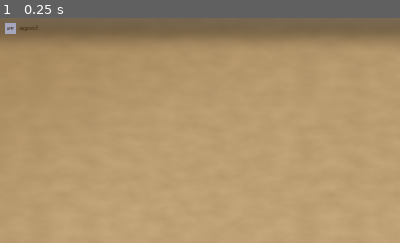
Above: before the commit, frame 1.
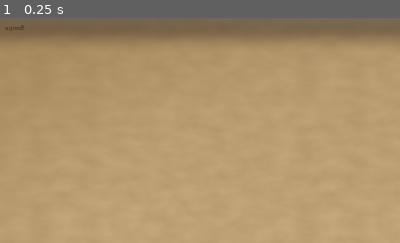
Above: after the commit, the same moment.

Repository: Kiriketsuki/agenKic-orKistrator
Game: Godot game, scene res://scenes/spell_scroll_view.tscn
Same seed, same stepped clock (60 frames per second), same inputs: the game is played once before the commit and once after it. This scene is started directly instead of the project's main scene.
Inputs:
- Up to frame 1 (0.25 s): no input
The pictures show only the part of the screen within x 0-50%, y 0-50%; the shares and areas given below are measured in that part.

The runs differ from the first frame. In frame 1, 0.2% of the frame differs, in the area x 1-10%, y 2-8%.

Commit message:
style(ui): restyle panel actions and drop the class badge
Send and Disenchant were unstyled default Godot buttons sitting inside
parchment-and-gold chrome. Give both StyleBoxFlat normal/hover/pressed/
disabled sets: Send takes the app's usual gold accent, Disenchant a warm
ember one so a destructive action is never confusable with sending, even
though the two sit close together.

Also remove the character-class badge from both panel headers. Its
three-letter code ("APP" for Apprentice) read as an unexplained
abbreviation next to the agent's own name, which already identifies it
alongside the provider glyph.

Diff:
--- a/godot/scenes/spell_scroll_view.tscn
+++ b/godot/scenes/spell_scroll_view.tscn
@@ -35,26 +35,6 @@
 grow_horizontal = 2
 mouse_filter = 2
 theme_override_constants/separation = 16
-
-[node name="ClassBadge" type="ColorRect" parent="Header"]
-custom_minimum_size = Vector2(52, 52)
-layout_mode = 2
-size_flags_vertical = 4
-mouse_filter = 2
-color = Color(0.65, 0.65, 0.75, 1)
-
-[node name="ClassBadgeLabel" type="Label" parent="Header/ClassBadge"]
-anchors_preset = 15
-anchor_right = 1.0
-anchor_bottom = 1.0
-grow_horizontal = 2
-grow_vertical = 2
-mouse_filter = 2
-theme_override_font_sizes/font_size = 18
-theme_override_colors/font_color = Color(0.22, 0.15, 0.08, 1)
-horizontal_alignment = 1
-vertical_alignment = 1
-text = "APP"
 
 [node name="NameLabel" type="Label" parent="Header"]
 layout_mode = 2
--- a/godot/scenes/terminal_view.tscn
+++ b/godot/scenes/terminal_view.tscn
@@ -30,26 +30,6 @@
 grow_horizontal = 2
 mouse_filter = 2
 theme_override_constants/separation = 16
-
-[node name="ClassBadge" type="ColorRect" parent="Header"]
-custom_minimum_size = Vector2(52, 52)
-layout_mode = 2
-size_flags_vertical = 4
-mouse_filter = 2
-color = Color(0.65, 0.65, 0.75, 1)
-
-[node name="ClassBadgeLabel" type="Label" parent="Header/ClassBadge"]
-anchors_preset = 15
-anchor_right = 1.0
-anchor_bottom = 1.0
-grow_horizontal = 2
-grow_vertical = 2
-mouse_filter = 2
-theme_override_font_sizes/font_size = 18
-theme_override_colors/font_color = Color(0.22, 0.15, 0.08, 1)
-horizontal_alignment = 1
-vertical_alignment = 1
-text = "APP"
 
 [node name="NameLabel" type="Label" parent="Header"]
 layout_mode = 2
--- a/godot/scripts/panels/spell_scroll_view.gd
+++ b/godot/scripts/panels/spell_scroll_view.gd
@@ -25,9 +25,31 @@
 	"": {"glyph": "○", "color": Color(0.4, 0.35, 0.3, 1.0)},
 }
 
+## Send/Disenchant button chrome (#169 style pass) — dark-parchment fill with
+## a gold border, the same palette sigil_config_page.gd uses for its own
+## panel/border (PANEL_BG_COLOR/PANEL_BORDER_COLOR). Duplicated locally
+## rather than shared, matching this codebase's convention of each view
+## styling its own Controls in code independently (see
+## quest_board_view.gd's _style_line_edit/_style_text_edit). Disenchant is a
+## real mode switch (scroll -> raw terminal), not a delete, but it reads to
+## the keeper as the "leave" action next to Send's "act" action, so it gets
+## a distinct warm ember accent instead of gold — the two must never be
+## visually interchangeable at a glance.
+const ACTION_BUTTON_BG_COLOR: Color = Color(0.075, 0.082, 0.125, 0.985)
+const ACTION_BUTTON_HOVER_COLOR: Color = Color(0.118, 0.129, 0.188, 1.0)
+const ACTION_BUTTON_PRESSED_COLOR: Color = Color(0.235, 0.196, 0.086, 1.0)
+const ACTION_BUTTON_DISABLED_COLOR: Color = Color(0.075, 0.082, 0.125, 0.5)
+const ACTION_BUTTON_FONT_COLOR: Color = Color(0.855, 0.867, 0.914, 1.0)
+const ACTION_BUTTON_BORDER_WIDTH: int = 2
+const ACTION_BUTTON_CORNER_RADIUS: int = 6
+const ACTION_BUTTON_MARGIN_H: float = 18.0
+const ACTION_BUTTON_MARGIN_V: float = 8.0
+const SEND_BUTTON_BORDER_COLOR: Color = Color(0.788, 0.635, 0.153, 1.0)
+const DISENCHANT_BUTTON_BORDER_COLOR: Color = Color(0.75, 0.28, 0.16, 1.0)
+const DISENCHANT_BUTTON_HOVER_COLOR: Color = Color(0.235, 0.11, 0.08, 1.0)
+const DISENCHANT_BUTTON_PRESSED_COLOR: Color = Color(0.32, 0.13, 0.09, 1.0)
+
 @onready var _parchment: ColorRect = $Parchment
-@onready var _class_badge: ColorRect = $Header/ClassBadge
-@onready var _class_badge_label: Label = $Header/ClassBadge/ClassBadgeLabel
 @onready var _name_label: Label = $Header/NameLabel
 @onready var _provider_badge: Label = $Header/ProviderBadge
 @onready var _state_label: Label = $Header/StateLabel
@@ -106,6 +128,7 @@
 	_restyle_close_button()
 	_disable_mode_toggle()
 	_wire_disenchant_button()
+	_style_scroll_buttons()
 	_clear_history()
 	_apply_agent(agent_data)
 	_connect_bridge_signals()
@@ -297,13 +320,51 @@
 		_panel.set_mode("terminal")
 
 
+# ---------------------------------------------------------------------------
+# Button chrome
+# ---------------------------------------------------------------------------
+
+## Styles the Footer/Send and Header/DisenchantButton nodes from
+## spell_scroll_view.tscn — see the ACTION_BUTTON_*/SEND_BUTTON_*/
+## DISENCHANT_BUTTON_* consts' doc-comment for the palette and why Disenchant
+## carries a distinct accent from Send.
+func _style_scroll_buttons() -> void:
+	_style_action_button(_send_button, SEND_BUTTON_BORDER_COLOR, ACTION_BUTTON_HOVER_COLOR, ACTION_BUTTON_PRESSED_COLOR)
+	_style_action_button(
+		_disenchant_button, DISENCHANT_BUTTON_BORDER_COLOR, DISENCHANT_BUTTON_HOVER_COLOR, DISENCHANT_BUTTON_PRESSED_COLOR
+	)
+
+
+func _style_action_button(button: Button, border_color: Color, hover_bg: Color, pressed_bg: Color) -> void:
+	if button == null:
+		return
+	button.add_theme_stylebox_override("normal", _build_action_button_style(ACTION_BUTTON_BG_COLOR, border_color))
+	button.add_theme_stylebox_override("hover", _build_action_button_style(hover_bg, border_color))
+	button.add_theme_stylebox_override("pressed", _build_action_button_style(pressed_bg, border_color))
+	button.add_theme_stylebox_override("disabled", _build_action_button_style(ACTION_BUTTON_DISABLED_COLOR, border_color))
+	button.add_theme_color_override("font_color", ACTION_BUTTON_FONT_COLOR)
+	button.add_theme_color_override("font_hover_color", border_color)
+	button.add_theme_color_override("font_pressed_color", border_color)
+
+
+func _build_action_button_style(bg_color: Color, border_color: Color) -> StyleBoxFlat:
+	var style := StyleBoxFlat.new()
+	style.bg_color = bg_color
+	style.border_color = border_color
+	style.set_border_width_all(ACTION_BUTTON_BORDER_WIDTH)
+	style.set_corner_radius_all(ACTION_BUTTON_CORNER_RADIUS)
+	style.content_margin_left = ACTION_BUTTON_MARGIN_H
+	style.content_margin_right = ACTION_BUTTON_MARGIN_H
+	style.content_margin_top = ACTION_BUTTON_MARGIN_V
+	style.content_margin_bottom = ACTION_BUTTON_MARGIN_V
+	return style
+
+
 func _apply_agent(agent_data: BridgeData.AgentData) -> void:
 	if agent_data == null:
 		_agent_id = ""
 		_name_label.text = "Unknown Agent"
 		_state_label.text = ""
-		_class_badge.color = Color(0.5, 0.5, 0.5, 1.0)
-		_class_badge_label.text = "?"
 		_provider_badge.text = ""
 		if _panel != null:
 			_panel.set_panel_title("Spell Scroll")
@@ -314,11 +375,6 @@
 	var shown_name: String = agent_data.display_name()
 	_name_label.text = shown_name
 	_state_label.text = agent_data.state.capitalize()
-	var class_enum: int = AgentCharacter.CLASS_BY_NAME.get(
-		agent_data.character_class, AgentCharacter.CharacterClass.APPRENTICE
-	)
-	_class_badge.color = AgentCharacter.CLASS_COLORS[class_enum]
-	_class_badge_label.text = AgentCharacter.CLASS_LABELS[class_enum]
 	var provider_info: Dictionary = PROVIDER_GLYPHS.get(agent_data.provider, PROVIDER_GLYPHS[""])
 	_provider_badge.text = provider_info["glyph"]
 	_provider_badge.add_theme_color_override("font_color", provider_info["color"])
--- a/godot/scripts/panels/terminal_view.gd
+++ b/godot/scripts/panels/terminal_view.gd
@@ -38,8 +38,24 @@
 	"": {"glyph": "○", "color": Color(0.7, 0.7, 0.7, 1.0)},
 }
 
-@onready var _class_badge: ColorRect = $Header/ClassBadge
-@onready var _class_badge_label: Label = $Header/ClassBadge/ClassBadgeLabel
+## Send button chrome (#169 style pass) — dark-parchment fill with a gold
+## border, the same palette sigil_config_page.gd uses for its panel/border
+## (PANEL_BG_COLOR/PANEL_BORDER_COLOR), duplicated locally here rather than
+## shared: this codebase styles each view's own Controls in code
+## independently (see quest_board_view.gd's _style_line_edit), and Send is
+## the only button this view builds itself (Enchant lives on the .tscn
+## header and stays the default T8 title-bar button style).
+const ACTION_BUTTON_BG_COLOR: Color = Color(0.075, 0.082, 0.125, 0.985)
+const ACTION_BUTTON_HOVER_COLOR: Color = Color(0.118, 0.129, 0.188, 1.0)
+const ACTION_BUTTON_PRESSED_COLOR: Color = Color(0.235, 0.196, 0.086, 1.0)
+const ACTION_BUTTON_DISABLED_COLOR: Color = Color(0.075, 0.082, 0.125, 0.5)
+const SEND_BUTTON_BORDER_COLOR: Color = Color(0.788, 0.635, 0.153, 1.0)
+const ACTION_BUTTON_FONT_COLOR: Color = Color(0.855, 0.867, 0.914, 1.0)
+const ACTION_BUTTON_BORDER_WIDTH: int = 2
+const ACTION_BUTTON_CORNER_RADIUS: int = 6
+const ACTION_BUTTON_MARGIN_H: float = 18.0
+const ACTION_BUTTON_MARGIN_V: float = 8.0
+
 @onready var _name_label: Label = $Header/NameLabel
 @onready var _provider_badge: Label = $Header/ProviderBadge
 @onready var _state_label: Label = $Header/StateLabel
@@ -111,8 +127,6 @@
 		_agent_id = ""
 		_name_label.text = "Unknown Agent"
 		_state_label.text = ""
-		_class_badge.color = Color(0.5, 0.5, 0.5, 1.0)
-		_class_badge_label.text = "?"
 		_provider_badge.text = ""
 		if _panel != null:
 			_panel.set_panel_title("Raw Terminal")
@@ -123,11 +137,6 @@
 	var shown_name: String = agent_data.display_name()
 	_name_label.text = shown_name
 	_state_label.text = agent_data.state.capitalize()
-	var class_enum: int = AgentCharacter.CLASS_BY_NAME.get(
-		agent_data.character_class, AgentCharacter.CharacterClass.APPRENTICE
-	)
-	_class_badge.color = AgentCharacter.CLASS_COLORS[class_enum]
-	_class_badge_label.text = AgentCharacter.CLASS_LABELS[class_enum]
 	var provider_info: Dictionary = PROVIDER_GLYPHS.get(agent_data.provider, PROVIDER_GLYPHS[""])
 	_provider_badge.text = provider_info["glyph"]
 	_provider_badge.add_theme_color_override("font_color", provider_info["color"])
@@ -335,6 +344,7 @@
 	send_button.name = "Send"
 	send_button.text = "Send"
 	send_button.pressed.connect(_on_send_pressed)
+	_style_action_button(send_button, SEND_BUTTON_BORDER_COLOR, ACTION_BUTTON_HOVER_COLOR, ACTION_BUTTON_PRESSED_COLOR)
 	footer.add_child(send_button)
 
 	# The timer is a child of the body, so _clear_body() frees it. The poll
@@ -443,3 +453,35 @@
 	if agent_id != _agent_id:
 		return
 	_state_label.text = new_state.capitalize()
+
+
+# ---------------------------------------------------------------------------
+# Button chrome
+# ---------------------------------------------------------------------------
+
+## Applies dark-parchment/gold normal/hover/pressed/disabled StyleBoxFlats to
+## `button` — see the ACTION_BUTTON_* consts' doc-comment for why this is
+## duplicated per-view rather than shared.
+func _style_action_button(button: Button, border_color: Color, hover_bg: Color, pressed_bg: Color) -> void:
+	if button == null:
+		return
+	button.add_theme_stylebox_override("normal", _build_action_button_style(ACTION_BUTTON_BG_COLOR, border_color))
+	button.add_theme_stylebox_override("hover", _build_action_button_style(hover_bg, border_color))
+	button.add_theme_stylebox_override("pressed", _build_action_button_style(pressed_bg, border_color))
+	button.add_theme_stylebox_override("disabled", _build_action_button_style(ACTION_BUTTON_DISABLED_COLOR, border_color))
+	button.add_theme_color_override("font_color", ACTION_BUTTON_FONT_COLOR)
+	button.add_theme_color_override("font_hover_color", border_color)
+	button.add_theme_color_override("font_pressed_color", border_color)
+
+
+func _build_action_button_style(bg_color: Color, border_color: Color) -> StyleBoxFlat:
+	var style := StyleBoxFlat.new()
+	style.bg_color = bg_color
+	style.border_color = border_color
+	style.set_border_width_all(ACTION_BUTTON_BORDER_WIDTH)
+	style.set_corner_radius_all(ACTION_BUTTON_CORNER_RADIUS)
+	style.content_margin_left = ACTION_BUTTON_MARGIN_H
+	style.content_margin_right = ACTION_BUTTON_MARGIN_H
+	style.content_margin_top = ACTION_BUTTON_MARGIN_V
+	style.content_margin_bottom = ACTION_BUTTON_MARGIN_V
+	return style
